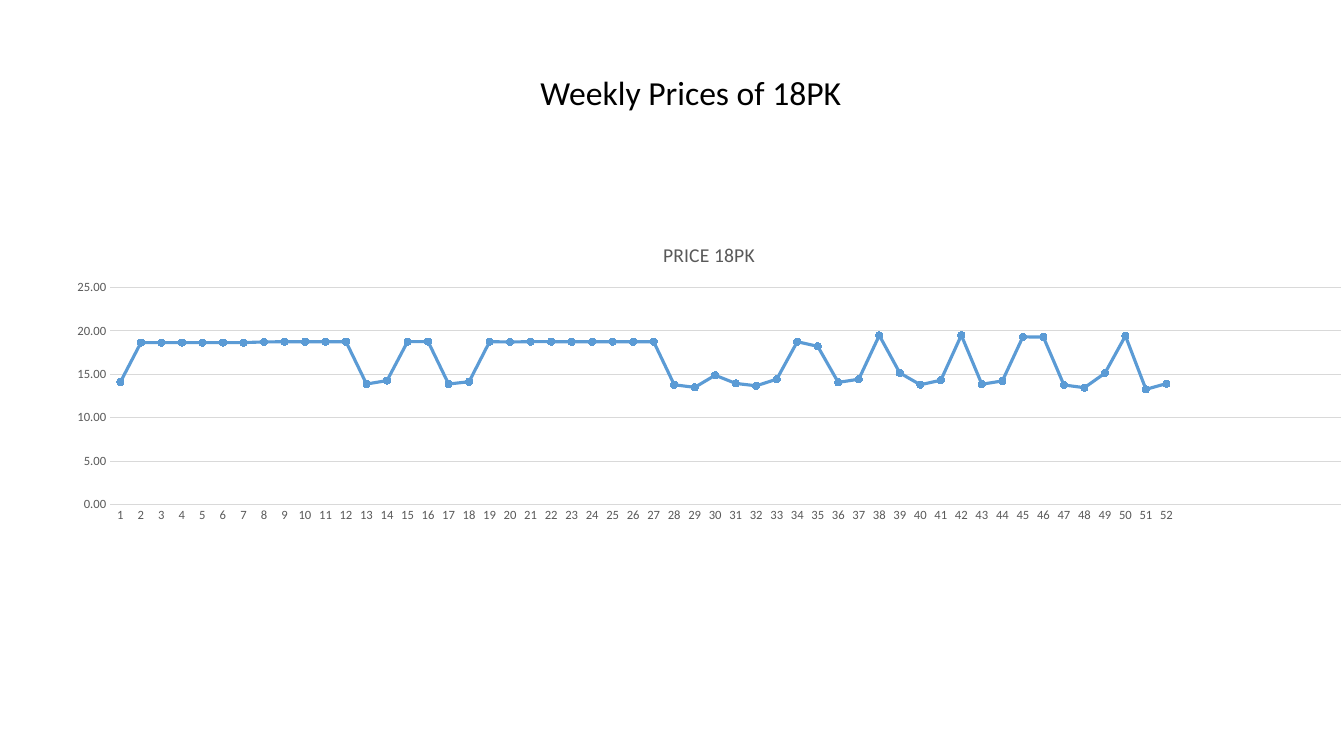
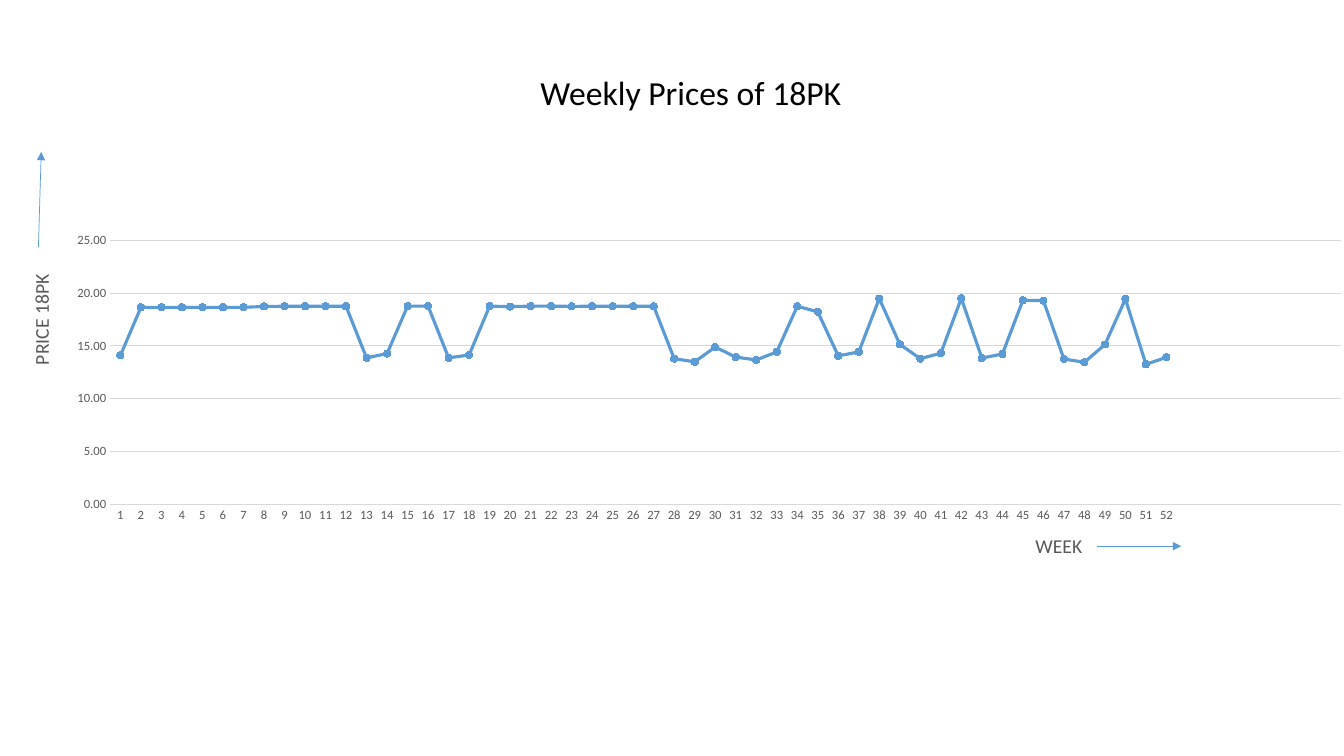
Before and after one commit to atulgupta9/DigitalAlpha-Assignments, a slide deck: slide 4 of BeerDataAnalysis.pptx. Drawn at 1344x756 pixels with LibreOffice and Linux fonts; fonts in the diff are those of the drawing. Boxes give left, top, right and bottom in pixels: in the first picture for what was removed or moved away, otherwise in the second. Text is boxed around its words. In the diff, an @@ line names an element or a change of style, - is before the commit and + after.

```diff
--- a/BeerDataAnalysis.pptx
+++ b/BeerDataAnalysis.pptx
@@ arrow added from (38, 247) to (41, 152), #5B9BD5 0.5 pt @@
@@ line chart at [51,227,1344,529] @@
@@ title "PRICE 18PK" removed @@
-PRICE 18PK: 14.1, 18.6, 18.6, 18.6, 18.6, 18.6, 18.6, 18.7, 18.8, 18.8, 18.8, 18.8, 13.9, 14.3, 18.8, 18.8, 13.9, 14.1, 18.8, 18.7, 18.8, 18.8, 18.7, 18.8, 18.8, 18.8, 18.8, 13.8, 13.5, 14.9, 13.9, 13.7, 14.4, 18.8, 18.2, 14.1, 14.4, 19.5, 15.2, 13.8, 14.3, 19.5, 13.8, 14.2, 19.3, 19.3, 13.8, 13.4, 15.1, 19.4, 13.3, 13.9, -, -, -, -, -, -, -, -
+Series 1: 14.1, 18.6, 18.6, 18.6, 18.6, 18.6, 18.6, 18.7, 18.8, 18.8, 18.8, 18.8, 13.9, 14.3, 18.8, 18.8, 13.9, 14.1, 18.8, 18.7, 18.8, 18.8, 18.7, 18.8, 18.8, 18.8, 18.8, 13.8, 13.5, 14.9, 13.9, 13.7, 14.4, 18.8, 18.2, 14.1, 14.4, 19.5, 15.2, 13.8, 14.3, 19.5, 13.8, 14.2, 19.3, 19.3, 13.8, 13.4, 15.1, 19.4, 13.3, 13.9, -, -, -, -, -, -, -, -
@@ text added at [30,279,54,364], 14 pt, text #595959 @@
+PRICE 18PK
@@ text added at [1035,540,1082,553], 14 pt, text #595959 @@
+WEEK
@@ arrow added from (1097, 546) to (1182, 546), #5B9BD5 0.5 pt @@
```
Also in this commit, not shown: 5 other slides changed.
